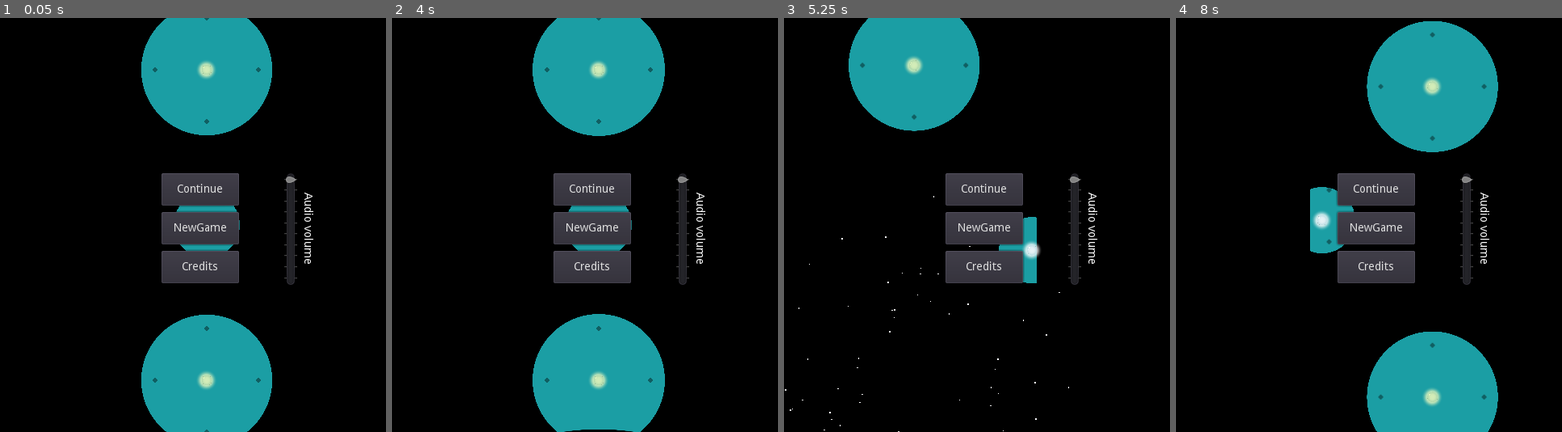
Above: before the commit, frames 1-4 (left to right).
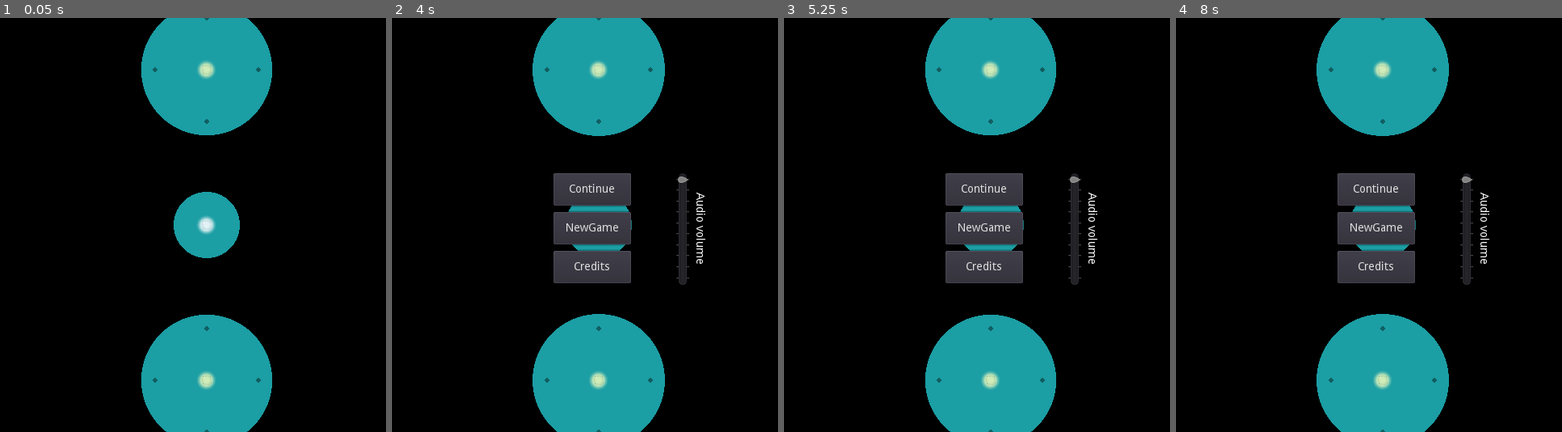
Above: after the commit, the same moments.

Repository: Disablak/Godot-Wild-Jam
Game: Godot game, scene res://Scenes/Main.tscn
Two runs of this game, one before a commit and one after it. Both use one fixed random seed, a clock stepped at 60 frames per second and the inputs below.
Inputs (mouse positions are in pixels of both pictures, inside the frame that each line leads up to):
- Up to frame 1 (0.05 s): no input
- Up to frame 2 (4 s): click "NewGame" at 0.5 s; click "NewGame" at 1.25 s; click "Continue" at 2 s; click "Continue" at 2.75 s; click "Credits" at 3.5 s
- Up to frame 3 (5.25 s): move the mouse to (1081, 204) at 4.27 s; hold D (move_right) 4.28-5.03 s; click (1081, 204) at 4.42 s; move the mouse to (907, 245) at 5.02 s; hold S (move_down) from 5.03 s (still down)
- Up to frame 4 (8 s): move the mouse to (1423, 133) at 5.77 s; release S (move_down) at 5.78 s; hold D (move_right) 5.78-6.53 s; move the mouse to (1361, 307) at 6.52 s; hold W (move_up) 6.53-7.28 s; click (1361, 307) at 6.67 s; move the mouse to (1507, 287) at 7.27 s; hold A (move_left) from 7.28 s (still down)

The runs differ from the first frame. In frame 1, 5.6% of the frame differs, in the area x 41-82%, y 37-65%; in frame 2, less than 0.1%; in frame 3, 20%, in the area x 0-74%, y 0-100%; in frame 4, 17%.

Commit message:
added logic to toggle menu state

Diff:
--- a/Scenes/Main.tscn
+++ b/Scenes/Main.tscn
@@ -23,7 +23,7 @@
 [node name="CanvasLayer" type="CanvasLayer" parent="."]
 
 [node name="Control" parent="CanvasLayer" instance=ExtResource( 9 )]
-scenesManagerRootPath = NodePath("../../ScenesManager")
+visible = false
 
 [node name="PauseActivator" type="Node" parent="."]
 script = ExtResource( 10 )
--- /dev/null
+++ b/Scripts/Globals.gd
@@ -0,0 +1,5 @@
+extends Node
+
+
+var scenesManager
+var pauseActivator
--- a/Scripts/MainMenu.gd
+++ b/Scripts/MainMenu.gd
@@ -4,8 +4,7 @@
 onready var creditsRoot : Control = get_node(creditsRootPath)
 export(NodePath) var menuRootPath
 onready var menuRoot : Control = get_node(menuRootPath)
-export(NodePath) var scenesManagerRootPath
-onready var scenesManager : ScenesManager = get_node(scenesManagerRootPath)
+var scenesManager
 
 export(NodePath) var newGameButtonPath
 onready var newGameButton : Button = get_node(newGameButtonPath)
@@ -19,6 +18,9 @@
 
 # Called when the node enters the scene tree for the first time.
 func _ready() -> void:
+
+	scenesManager = Globals.scenesManager
+
 	openCreditsButton.connect("pressed", self, "openCreditsButtonPressed")
 	closeCreditsButton.connect("pressed", self, "closeCreditsButtonPressed")
 	newGameButton.connect("pressed", self, "newGameButtonPressed")
@@ -26,6 +28,9 @@
 	SignalBus.connect(SignalBus.gamePausedName, self, "onGamePaused")
 	SignalBus.connect(SignalBus.gameResumedName, self, "onGameResumed")
 
+
+	yield(get_tree().create_timer(0.2), "timeout")
+	Globals.pauseActivator.pauseGame()
 
 func openCreditsButtonPressed():
 	menuRoot.visible = false
@@ -40,16 +45,16 @@
 	continueGameButtonPressed()
 
 func continueGameButtonPressed():
+	Globals.pauseActivator.resumeGame()
+
+func onGamePaused():
+	closeCreditsButtonPressed()
+	self.visible = true
+
+func onGameResumed():
 	self.visible = false
 
 	if scenesManager.hasActiveScene():
 		return
 
 	scenesManager.reloadScene()
-
-func onGamePaused():
-	closeCreditsButtonPressed()
-	self.visible = true
-
-func onGameResumed():
-	continueGameButtonPressed()
--- a/Scripts/PauseActivator.gd
+++ b/Scripts/PauseActivator.gd
@@ -2,6 +2,9 @@
 
 var isInPauseState : bool = false
 
+
+func _init():
+	Globals.pauseActivator = self
 
 func _process(delta: float) -> void:
 	if not Input.is_action_just_pressed("return"):
--- a/Scripts/ScenesManager.gd
+++ b/Scripts/ScenesManager.gd
@@ -11,6 +11,7 @@
 
 
 func _ready() -> void:
+	Globals.scenesManager = self
 	SignalBus.connect(SignalBus.level_comleted_name, self, "on_level_completed")
 	SignalBus.connect(SignalBus.reloadLevelName, self, "reloadScene")
 
--- a/project.godot
+++ b/project.godot
@@ -39,6 +39,7 @@
 [autoload]
 
 SignalBus="*res://Scripts/SignalBus.gd"
+Globals="*res://Scripts/Globals.gd"
 
 [display]
 
